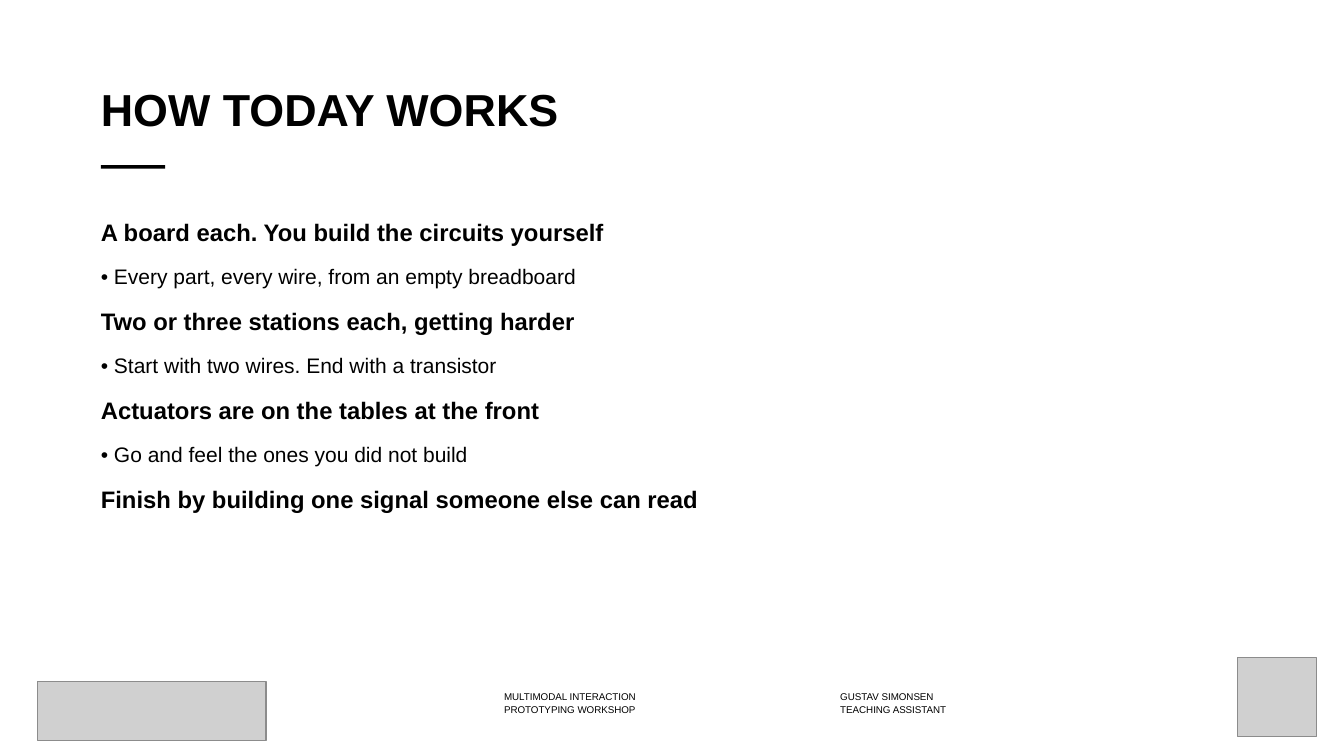
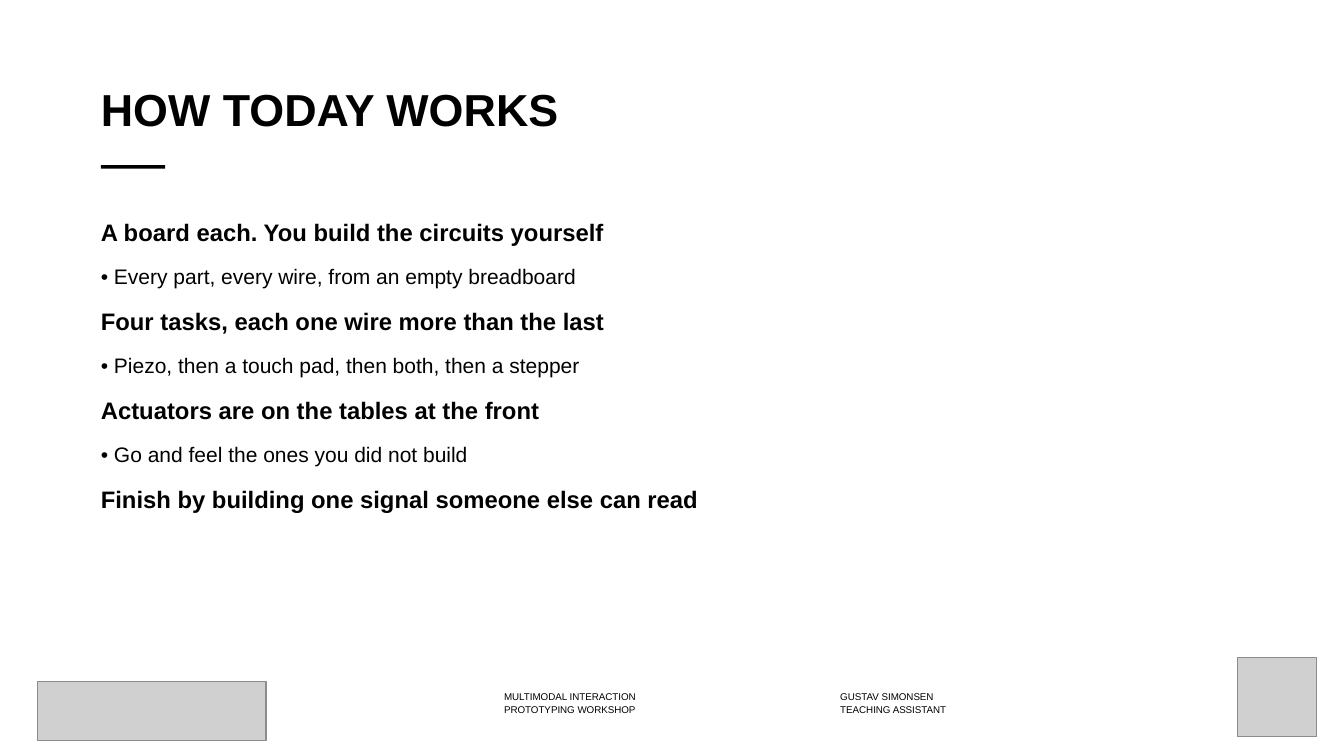
Before and after one commit to labtools-au/multimodal-actuator-workshop, a slide deck: slide 4 of docs/multimodal-actuator-workshop.pptx. Drawn at 1344x756 pixels with LibreOffice and Linux fonts; fonts in the diff are those of the drawing; grey boxes stand for pictures; background and template pictures are left out. Boxes give left, top, right and bottom in pixels: in the first picture for what was removed or moved away, otherwise in the second. Text is boxed around its words. In the diff, an @@ line names an element or a change of style, - is before the commit and + after.

```diff
--- a/docs/multimodal-actuator-workshop.pptx
+++ b/docs/multimodal-actuator-workshop.pptx
@@ text at (x1=101, y1=312, x2=604, y2=377): text changed @@
-Two or three stations each, getting harder
-• Start with two wires. End with a transistor
+Four tasks, each one wire more than the last
+• Piezo, then a touch pad, then both, then a stepper
```
Also in this commit, not shown: 5 other slides changed, 1 slide added, 6 slides removed, 4 other files.
